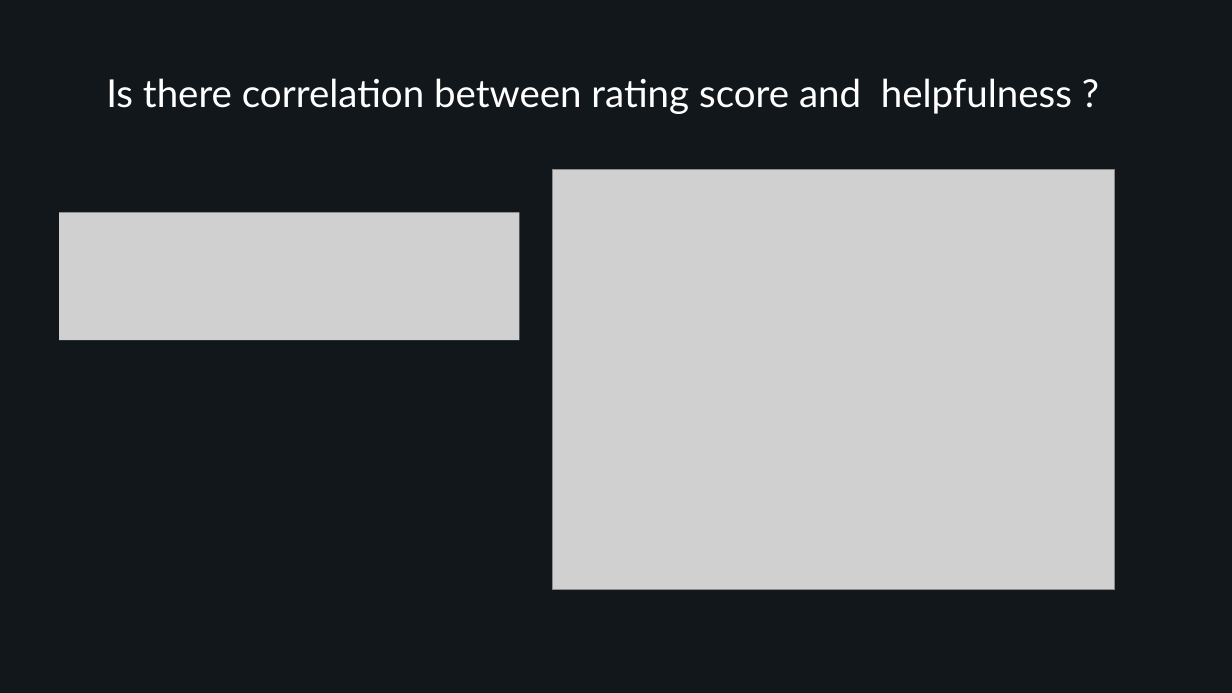
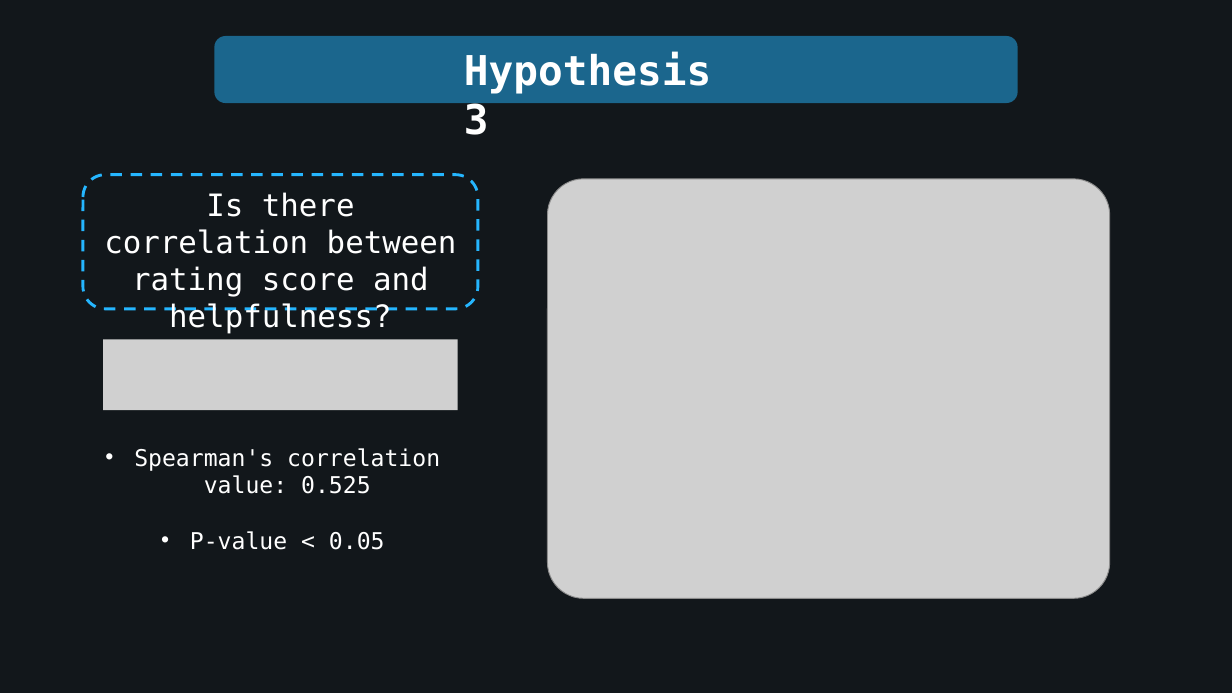
Before and after one commit to AndreaAlberti07/Amazon-books-reviews-ML, a slide deck: slide 12 of presentation/Presentation.pptx (slide 9 before the commit). Drawn at 1232x693 pixels with LibreOffice and Linux fonts; fonts in the diff are those of the drawing; grey boxes stand for pictures; background and template pictures are left out. Boxes give left, top, right and bottom in pixels: in the first picture for what was removed or moved away, otherwise in the second. Text is boxed around its words. In the diff, an @@ line names an element or a change of style, - is before the commit and + after.

```diff
--- a/presentation/Presentation.pptx
+++ b/presentation/Presentation.pptx
@@ rounded rectangle added at [214, 36, 1018, 104], fill #25B6FF at 50% opacity @@
@@ text added at [464, 51, 711, 135], 32 pt, text #FFFFFF, bold @@
+Hypothesis 3
@@ rounded rectangle "Is there correlation between rating ...": place and size @@
-rounded rectangle "Is there correlation between rating ..." at [106, 78, 1072, 114]
+rounded rectangle "Is there correlation between rating ..." at [83, 175, 478, 309]
@@ rounded rectangle "Is there correlation between rating ..." at [83, 175, 478, 309]: outline none to #25B6FF 2.25 pt dashed @@
@@ picture: place and size @@
-picture at [553, 170, 1115, 590]
+picture at [548, 179, 1110, 599]
@@ text in rounded rectangle at [104, 192, 457, 334]: text changed; size 30 to 24 pt; font Lato to DejaVu Sans Mono @@
-Is there correlation between rating score and helpfulness ?
+Is there correlation between rating score and helpfulness?
@@ picture removed at [59, 213, 519, 340] @@
@@ picture added at [104, 339, 458, 410] @@
@@ text added at [134, 448, 440, 550], 18 pt, text #FFFFFF @@
+• Spearman's correlation value: 0.525
+• P-value < 0.05
```
Also in this commit, not shown: 8 other slides changed, 14 slides added, 8 slides removed.
